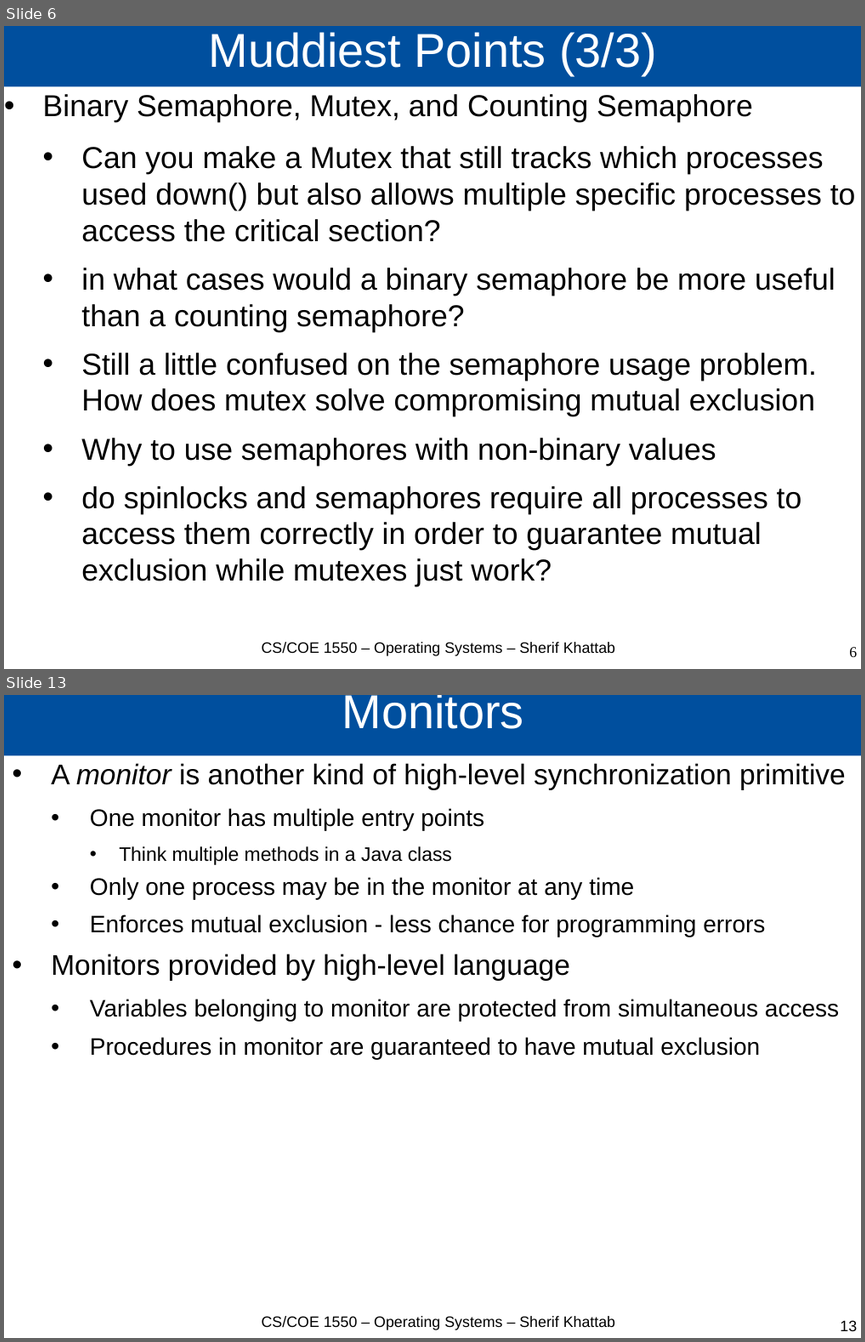
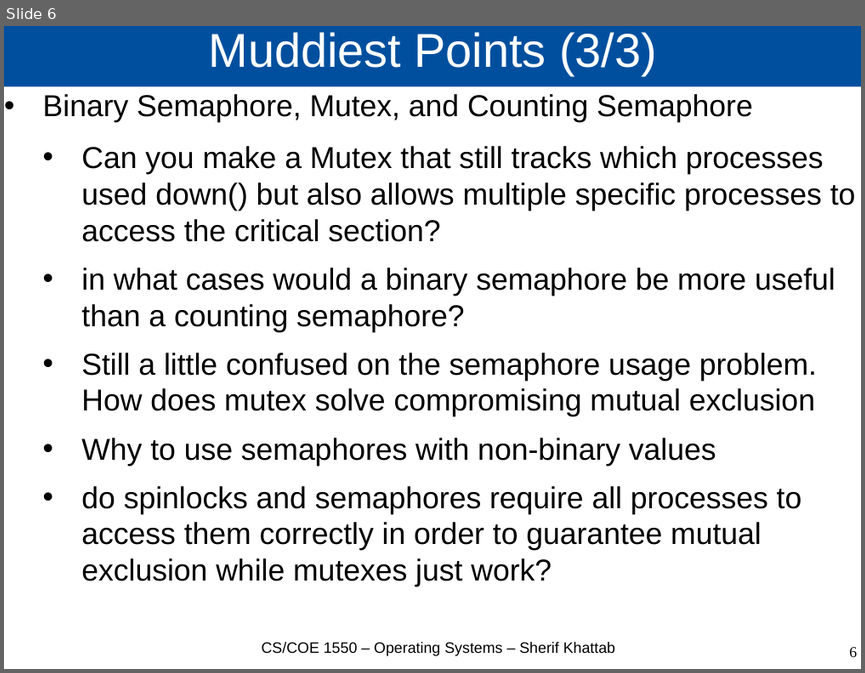
Before and after one commit to cs1550-2224/cs1550-code-handouts, a slide deck: DraftSlides/Lecture7.pptx. Shown one above the other, each under a label of ours: slides 6 and 13 before the commit, slide 6 after it; the slides between them are not shown. The pictures are 865x1342 and 865x673 pixels, drawn with LibreOffice and Linux fonts; fonts in the diff are those of the drawing. Boxes give left, top, right and bottom in pixels: in the first picture for what was removed or moved away, otherwise in the second. Text is boxed around its words. In the diff, an @@ line names an element or a change of style, - is before the commit and + after.

```diff
--- a/DraftSlides/Lecture7.pptx
+++ b/DraftSlides/Lecture7.pptx
@@ slide 13 removed at bbox=[4, 695, 861, 1338], background #FFFFFF @@
@@ title removed at bbox=[4, 695, 861, 756] @@
-Monitors
@@ text removed at bbox=[51, 763, 846, 1059] @@
-• A monitor is another kind of high-level synchronization primitive
-  • One monitor has multiple entry points
-    • Think multiple methods in a Java class
-  • Only one process may be in the monitor at any time
-  • Enforces mutual exclusion - less chance for programming errors
-• Monitors provided by high-level language
-  • Variables belonging to monitor are protected from simultaneous access
-  • Procedures in monitor are guaranteed to have mutual exclusion
@@ text removed at bbox=[262, 1315, 615, 1330] @@
-CS/COE 1550 – Operating Systems – Sherif Khattab
@@ page number removed at bbox=[840, 1320, 857, 1331] @@
-13
```
Also in this commit, not shown: 9 other slides removed, 5 other files.
